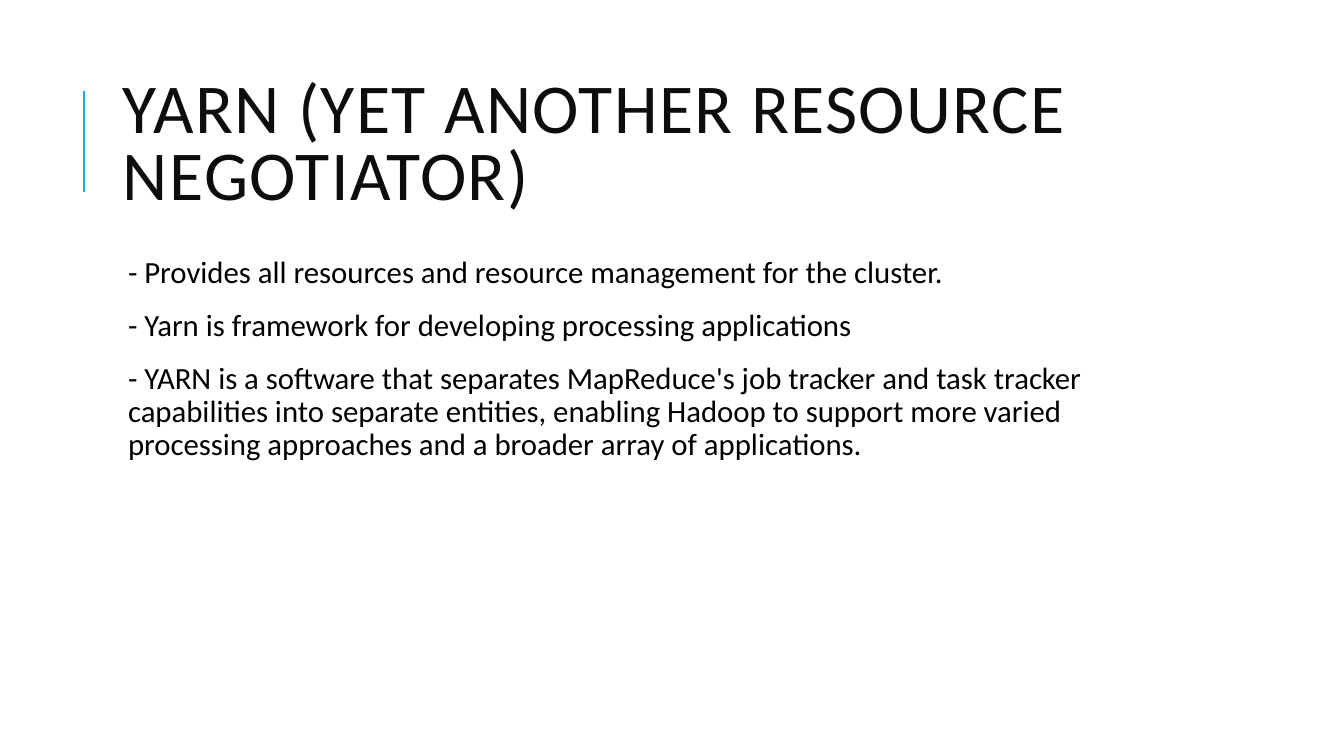
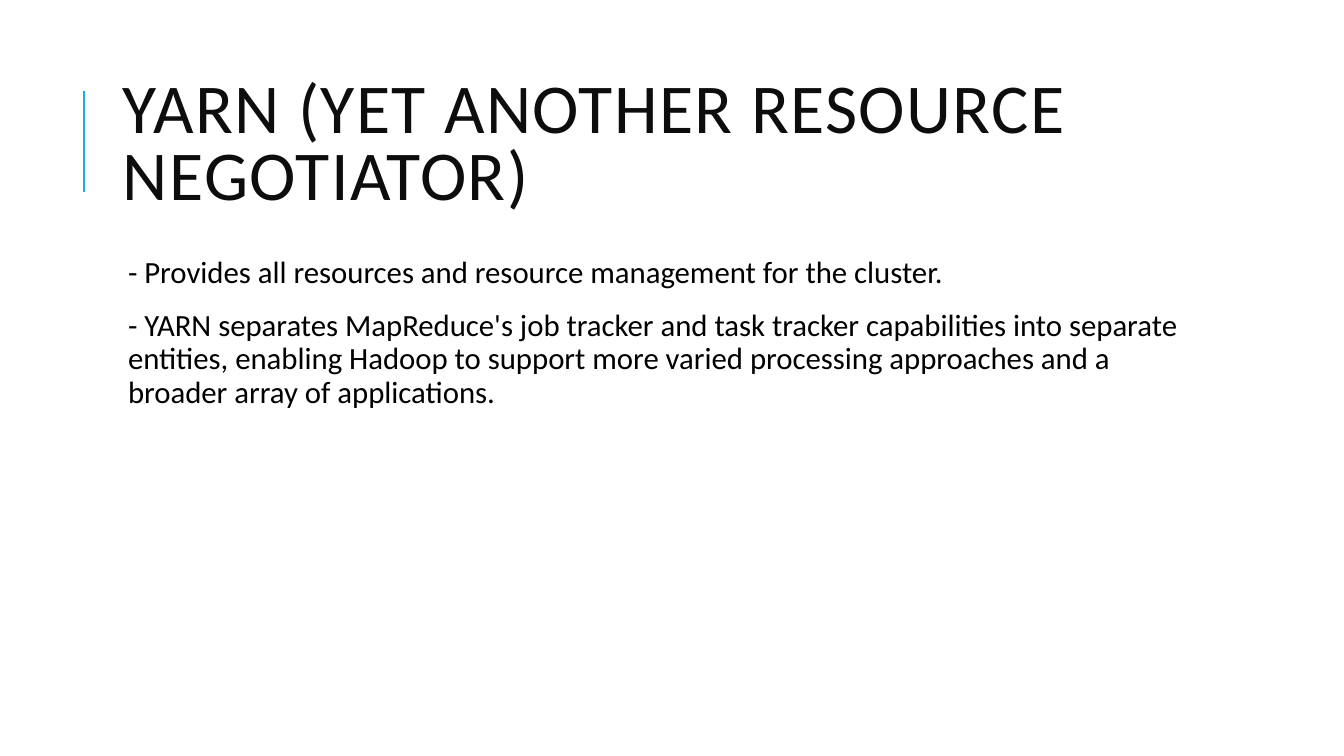
Before and after one commit to dsjili/eecs4314, a slide deck: slide 22 of assignment1_compiled.pptx. Drawn at 1344x756 pixels with LibreOffice and Linux fonts; fonts in the diff are those of the drawing. Boxes give left, top, right and bottom in pixels: in the first picture for what was removed or moved away, otherwise in the second. Text is boxed around its words. In the diff, an @@ line names an element or a change of style, - is before the commit and + after.

Commit message:
edited my part of the slides and added the YARN report

```diff
--- a/assignment1_compiled.pptx
+++ b/assignment1_compiled.pptx
@@ text at (128,314,1177,408): text changed @@
-  - Yarn is framework for developing processing applications
-  - YARN is a software that separates MapReduce's job tracker and task tracker capabilities into separate entities, enabling Hadoop to support more varied processing approaches and a broader array of applications.
+  - YARN separates MapReduce's job tracker and task tracker capabilities into separate entities, enabling Hadoop to support more varied processing approaches and a broader array of applications.
```
Also in this commit, not shown: 8 other slides changed, 1 other file.
